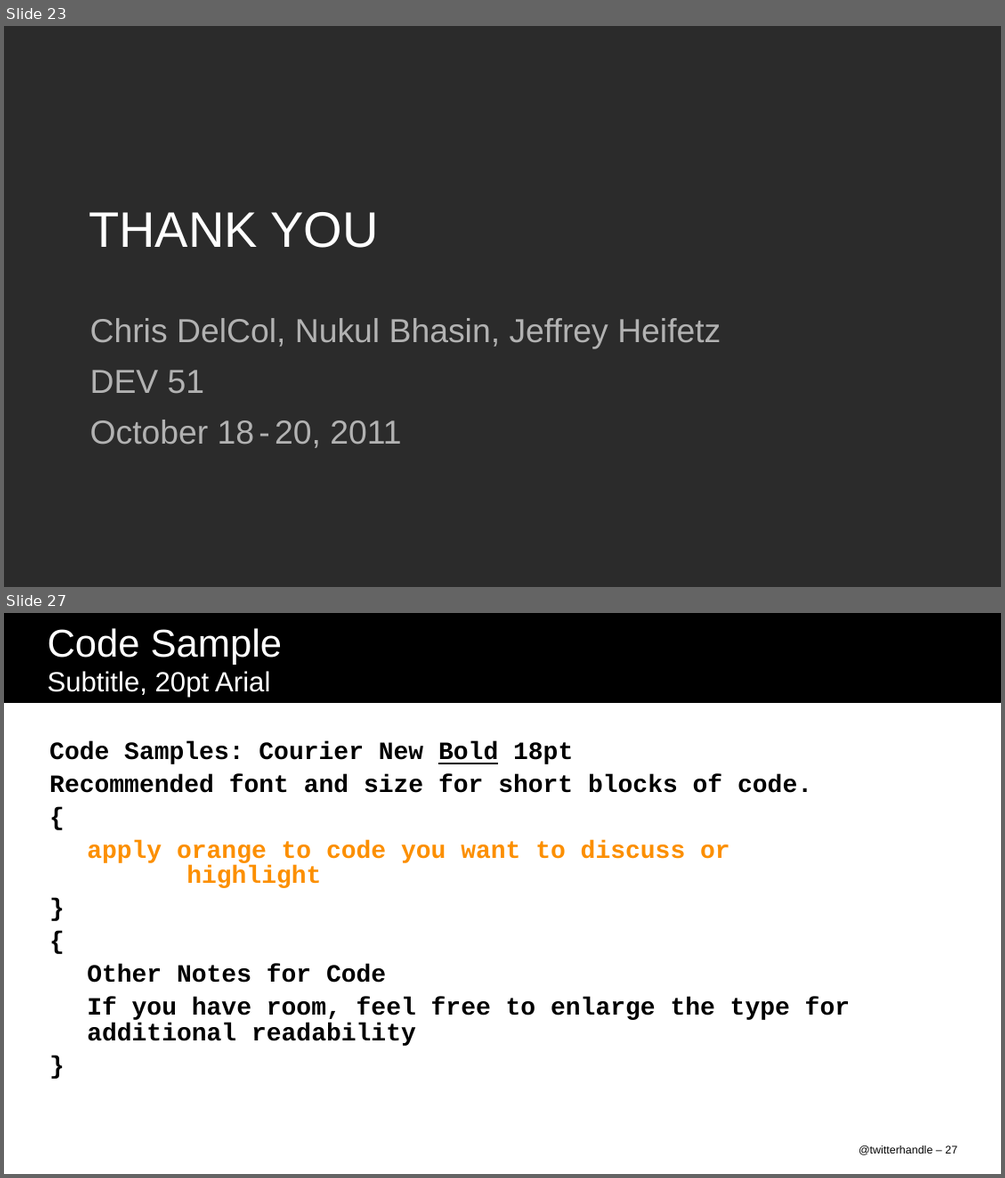
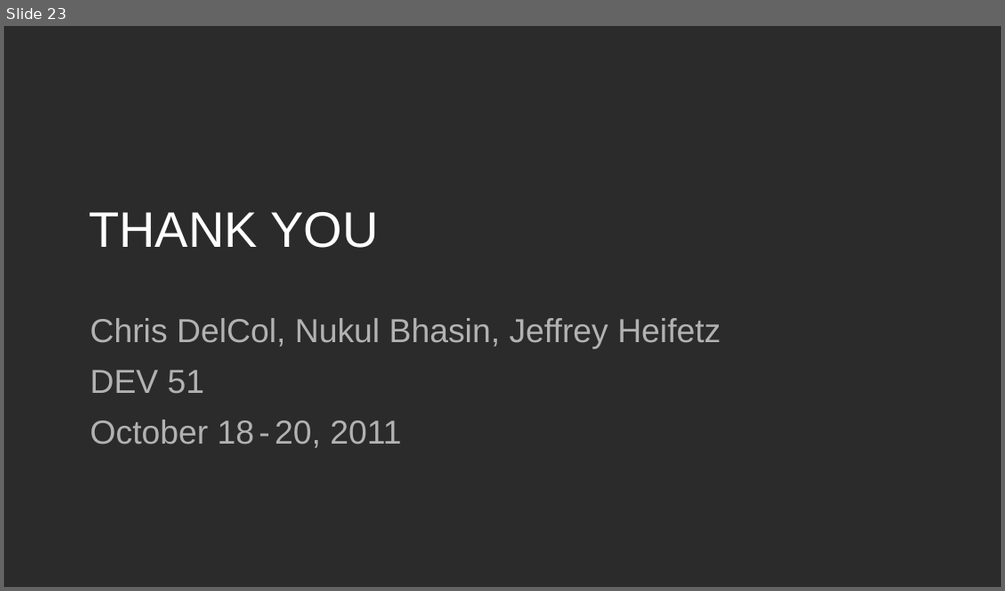
Before and after one commit to nukulb/devcon-demo, a slide deck: DEV51_DelCol.ppt. Shown one above the other, each under a label of ours: slides 23 and 27 before the commit, slide 23 after it; the slides between them are not shown. The pictures are 1005x1178 and 1005x591 pixels, drawn with LibreOffice and Linux fonts; fonts in the diff are those of the drawing; background and template pictures are left out; a plain dark background stands for a picture behind light text. Boxes give left, top, right and bottom in pixels: in the first picture for what was removed or moved away, otherwise in the second. Text is boxed around its words. In the diff, an @@ line names an element or a change of style, - is before the commit and + after.

```diff
--- a/DEV51_DelCol.ppt
+++ b/DEV51_DelCol.ppt
@@ slide 27 removed at box(4, 613, 1001, 1174), background #FFFFFF @@
@@ rectangle removed at box(4, 613, 1001, 703) @@
@@ title removed at box(48, 628, 283, 698) @@
-Code Sample
-Subtitle, 20pt Arial
@@ text removed at box(49, 741, 850, 1046) @@
-Code Samples: Courier New Bold 18pt
-Recommended font and size for short blocks of code.
-{
-apply orange to code you want to discuss or
-highlight
-}
-{
-Other Notes for Code
-If you have room, feel free to enlarge the type for additional readability
-}
@@ page number removed at box(858, 1145, 957, 1155) @@
-@twitterhandle – 27
```
Also in this commit, not shown: 4 slides changed, 2 slides added, 7 other slides removed, 2 other files.
